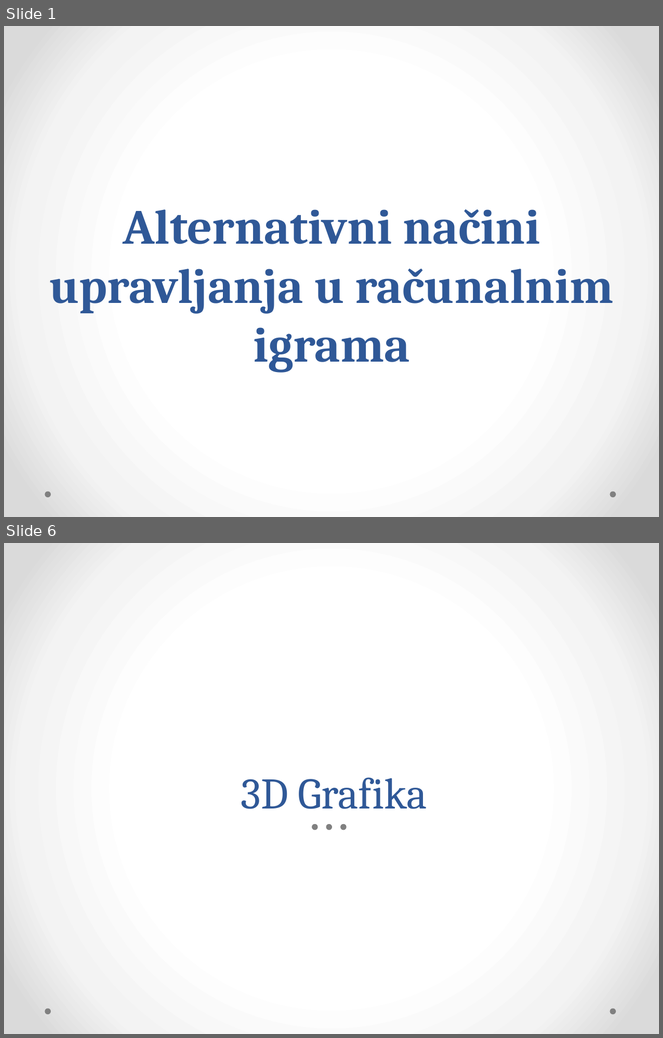
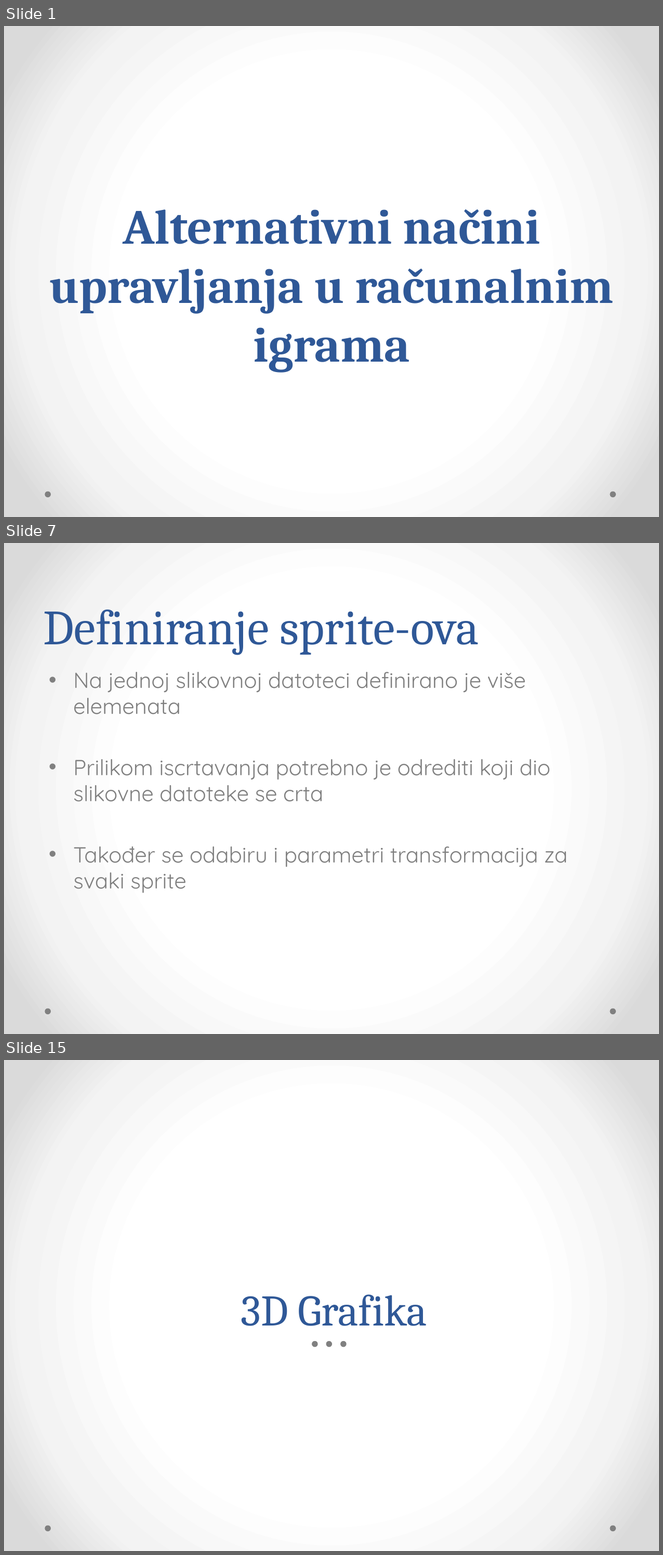
Before and after one commit to Bojanovski/IG-Project, a slide deck: Dokumentacija/Prezentacija.pptx. Shown one above the other, each under a label of ours: slides 1 and 6 before the commit, slides 1, 7 and 15 after it; the slides between them are not shown. The pictures are 663x1038 and 663x1555 pixels, drawn with LibreOffice and Linux fonts; fonts in the diff are those of the drawing. Boxes give left, top, right and bottom in pixels: in the first picture for what was removed or moved away, otherwise in the second. Text is boxed around its words. In the diff, an @@ line names an element or a change of style, - is before the commit and + after.

```diff
--- a/Dokumentacija/Prezentacija.pptx
+++ b/Dokumentacija/Prezentacija.pptx
@@ slide 7 added at (4, 543, 659, 1034), background gradient #FFFFFF to #F4F4F4 to #DADADA; not listed: 2 template elements that a slide beside it also shows @@
@@ title added at (44, 610, 479, 655), 54 pt, text #2F5897 @@
+Definiranje sprite-ova
@@ text added at (73, 672, 568, 893), 24 pt, text #808080 @@
+• Na jednoj slikovnoj datoteci definirano je više elemenata
+• Prilikom iscrtavanja potrebno je odrediti koji dio slikovne datoteke se crta
+• Također se odabiru i parametri transformacija za svaki sprite
@@ what was slide 6 is now slide 15 @@
```
Also in this commit, not shown: 10 slides changed, 13 other slides added.
